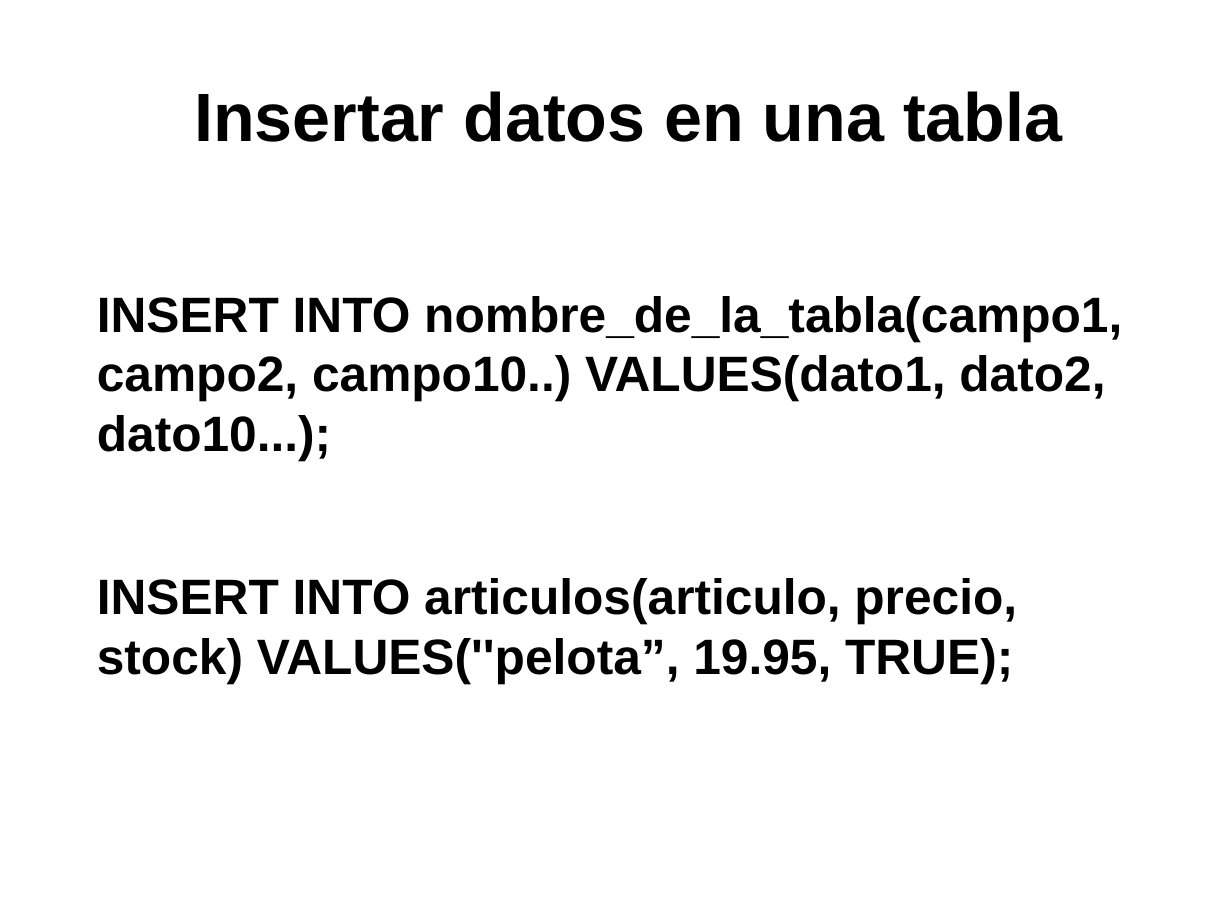
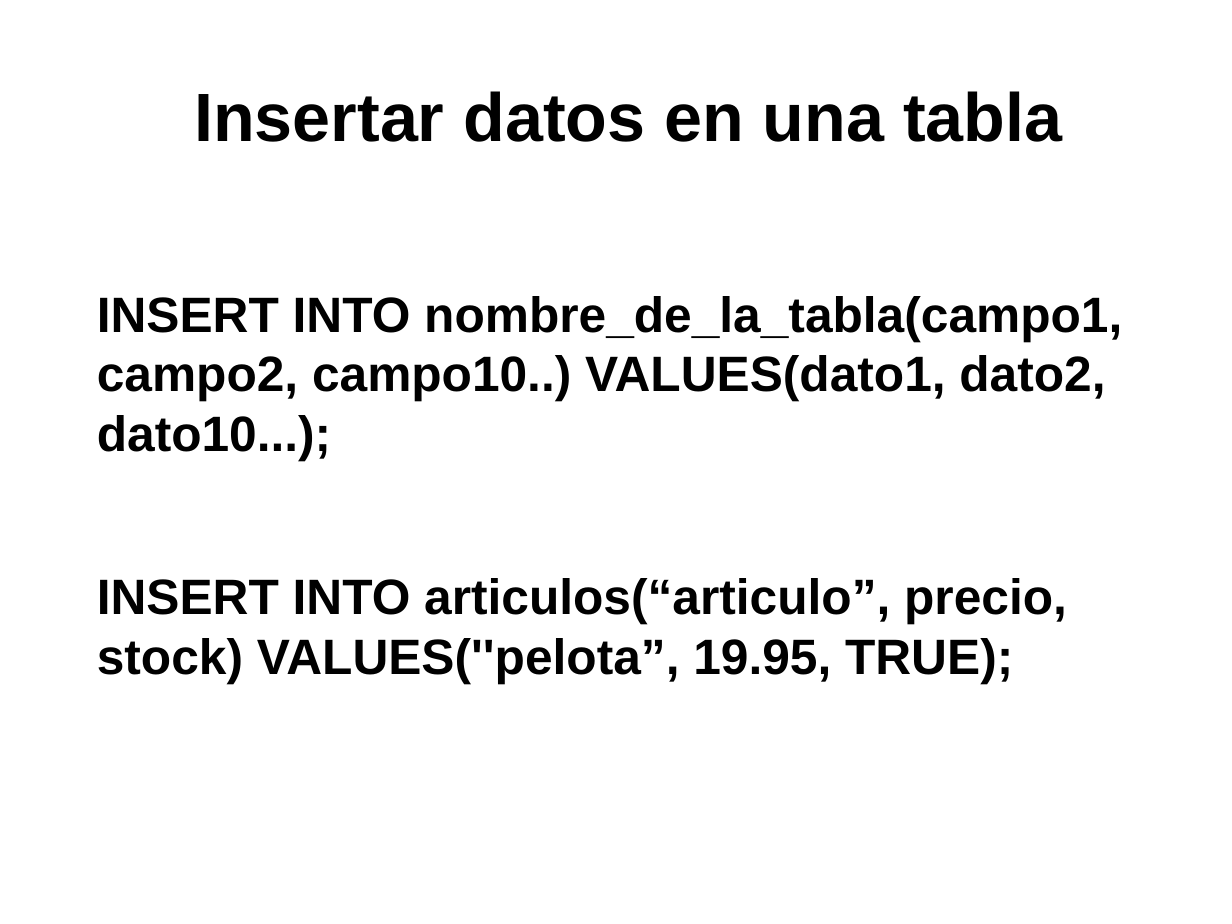
Before and after one commit to psicobyte/CursoPythonAvanzado, a slide deck: slide 21 of BaseDeDatosPython.odp (slide 19 before the commit). Drawn at 1232x924 pixels with LibreOffice and Linux fonts; fonts in the diff are those of the drawing. Boxes give left, top, right and bottom in pixels: in the first picture for what was removed or moved away, otherwise in the second. Text is boxed around its words. In the diff, an @@ line names an element or a change of style, - is before the commit and + after.

Commit message:
Base de datos

```diff
--- a/BaseDeDatosPython.odp
+++ b/BaseDeDatosPython.odp
@@ text at [97,578,1067,683]: text changed @@
-INSERT INTO articulos(articulo, precio, stock) VALUES(''pelota”, 19.95, TRUE);
+INSERT INTO articulos(“articulo”, precio, stock) VALUES(''pelota”, 19.95, TRUE);
```
Also in this commit, not shown: 5 slides added, 3 slides removed, 1 other file.
